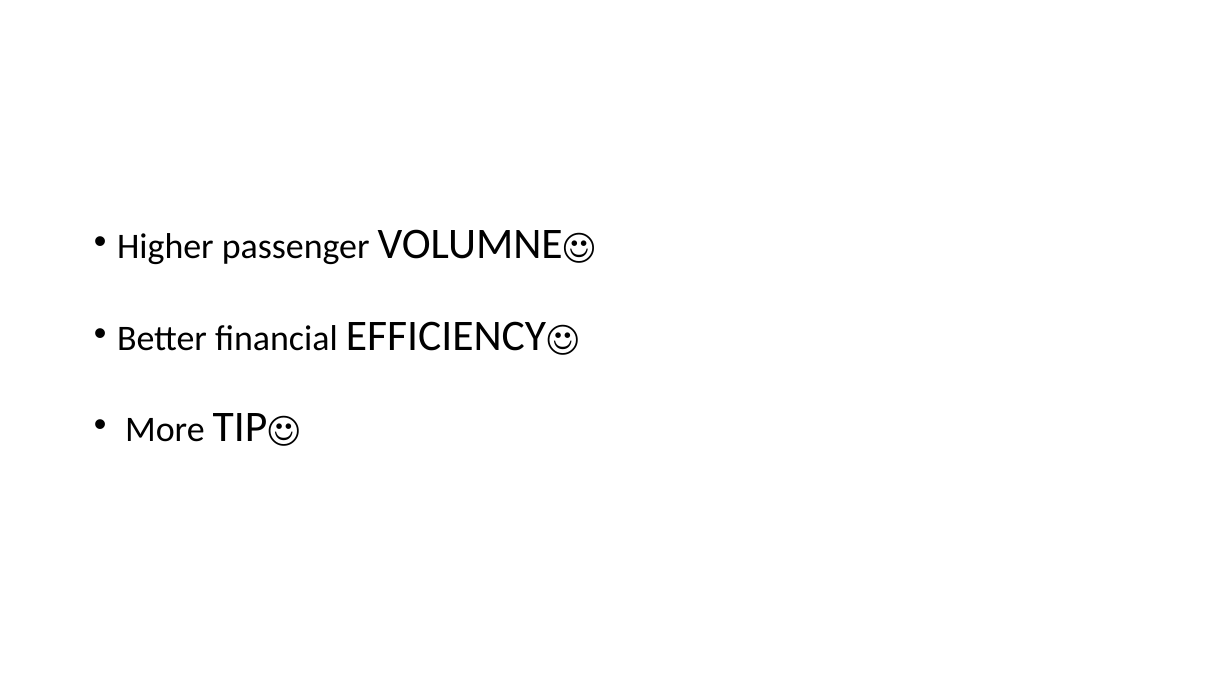
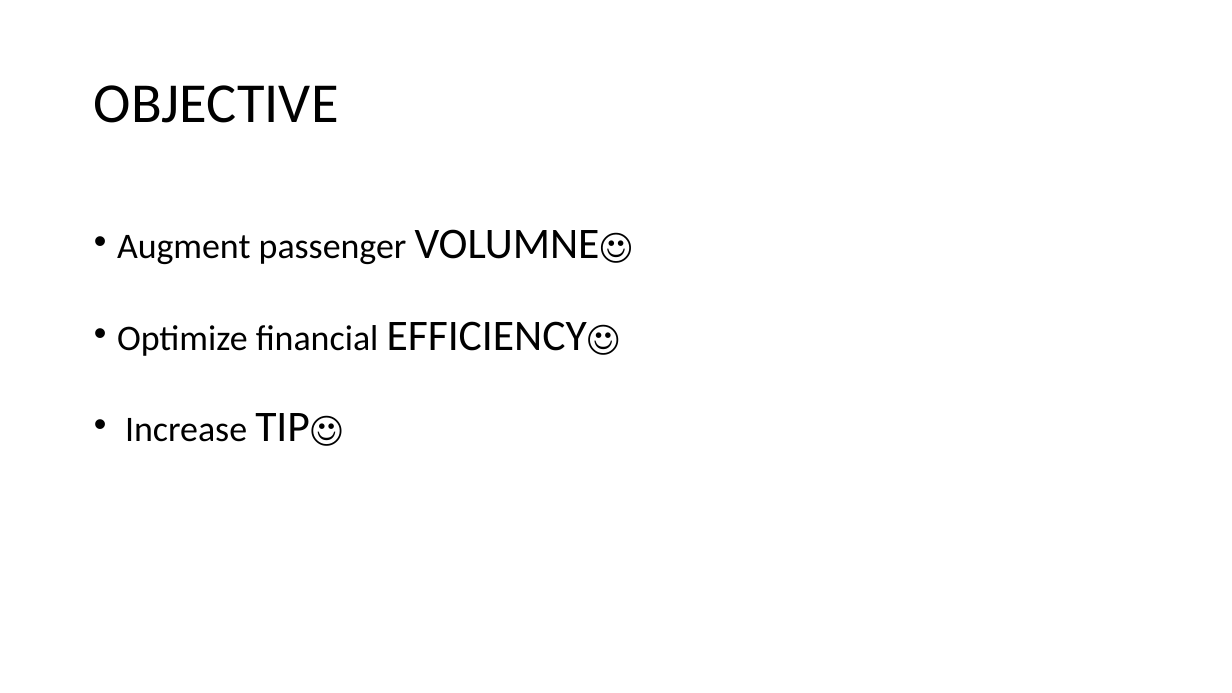
Before and after one commit to MiyainNYC/PySpark-Data-Challenge, a slide deck: slide 3 of DataChallengeAssessment.pptx. Drawn at 1232x693 pixels with LibreOffice and Linux fonts; fonts in the diff are those of the drawing. Boxes give left, top, right and bottom in pixels: in the first picture for what was removed or moved away, otherwise in the second. Text is boxed around its words. In the diff, an @@ line names an element or a change of style, - is before the commit and + after.

```diff
--- a/DataChallengeAssessment.pptx
+++ b/DataChallengeAssessment.pptx
@@ title added at <box>94,85,339,123</box>, 44 pt, text #000000 @@
+OBJECTIVE
@@ text at <box>117,229,600,442</box>: text changed @@
-• Higher passenger VOLUMNE☺
-• Better financial EFFICIENCY☺
-• More TIP☺
+• Augment passenger VOLUMNE☺
+• Optimize financial EFFICIENCY☺
+• Increase TIP☺
```
Also in this commit, not shown: 10 other slides changed, 4 slides added, 3 slides removed.
